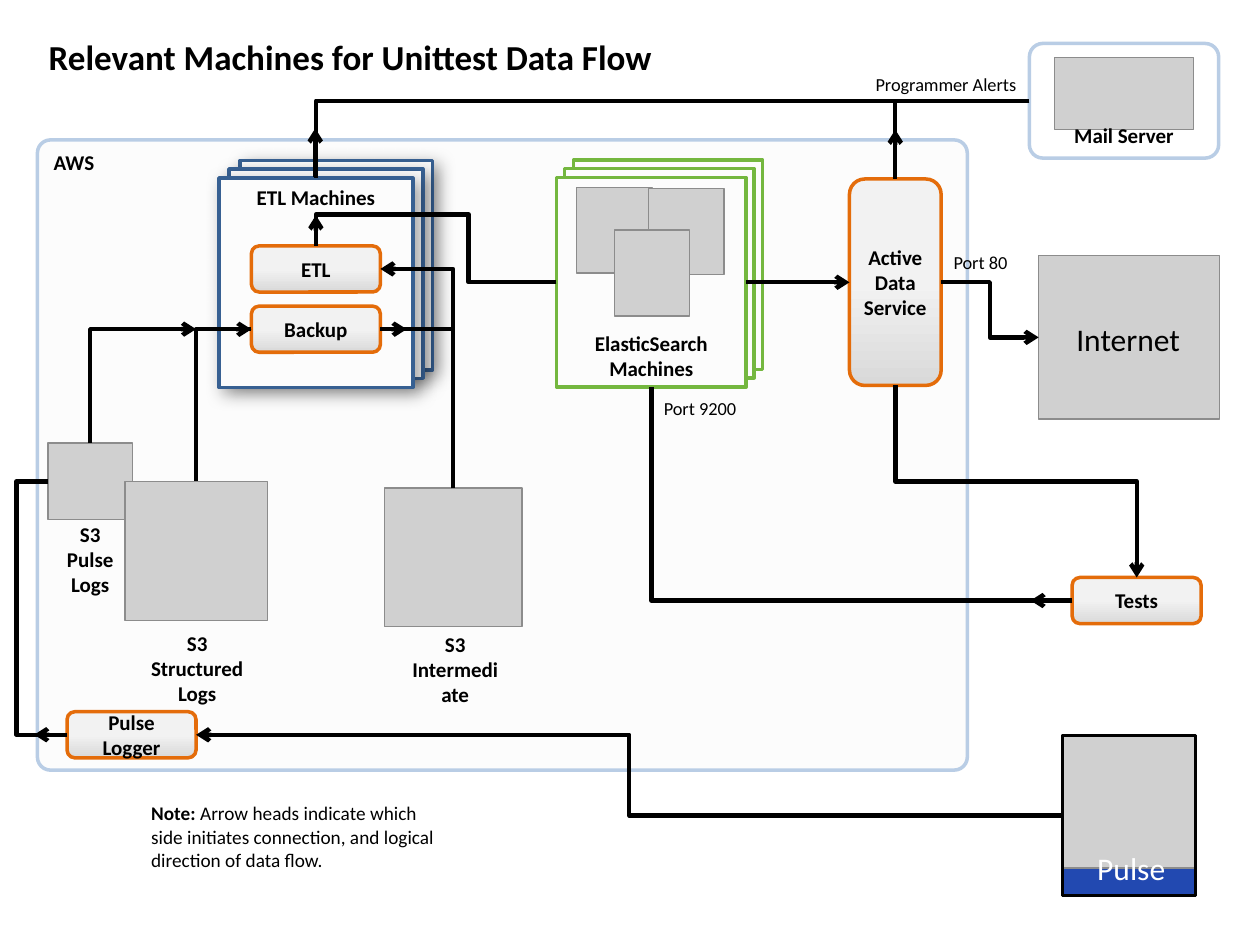
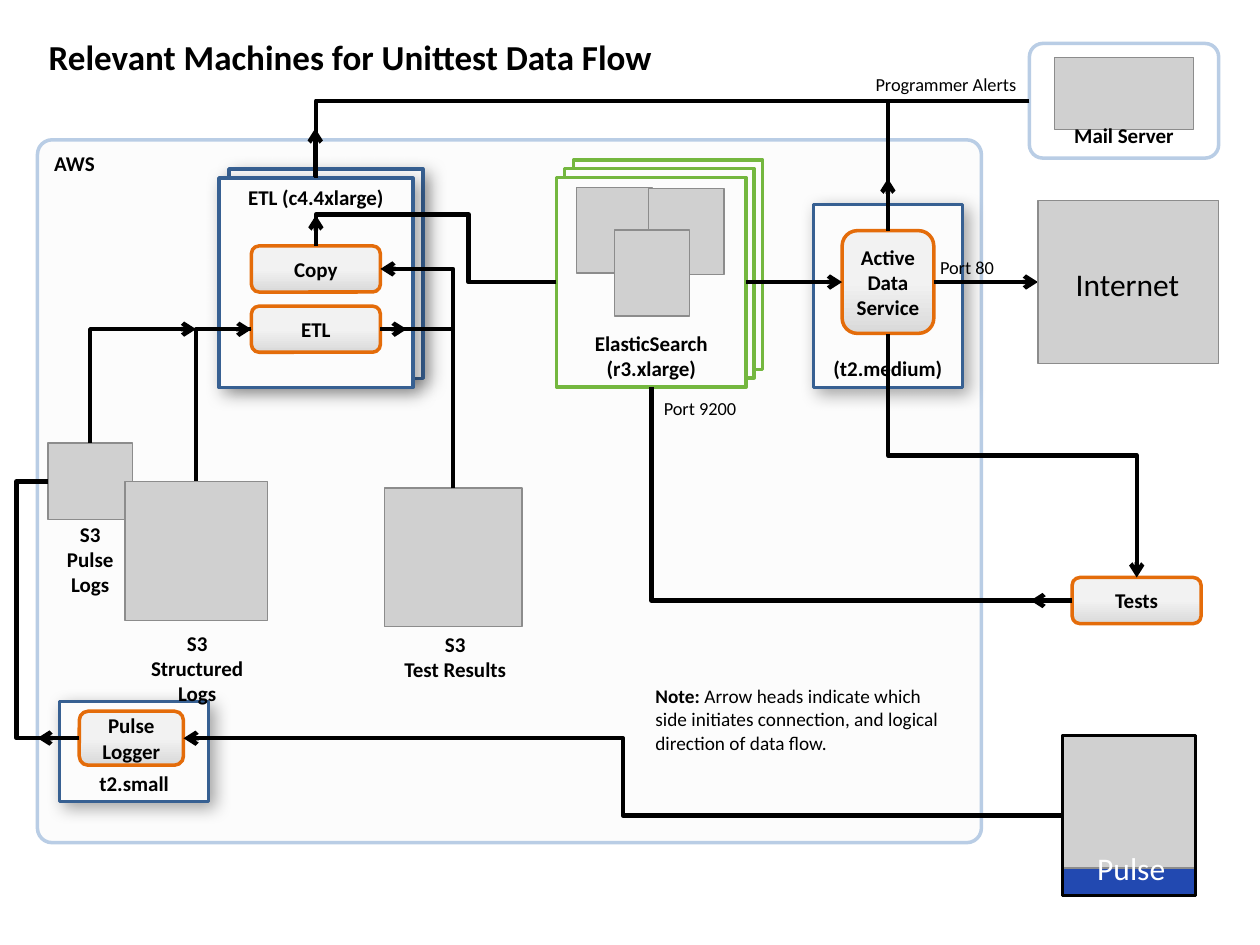
Before and after one commit to mozilla/ActiveData, a slide deck: slide 1 of docs/Architecture.pptx. Drawn at 1260x945 pixels with LibreOffice and Linux fonts; fonts in the diff are those of the drawing; grey boxes stand for pictures. Boxes give left, top, right and bottom in pixels: in the first picture for what was removed or moved away, otherwise in the second. Text is boxed around its words. In the diff, an @@ line names an element or a change of style, - is before the commit and + after.

```diff
--- a/docs/Architecture.pptx
+++ b/docs/Architecture.pptx
@@ elbow line moved from (1029, 101) - (896, 179) to (1029, 101) - (888, 231) @@
@@ rounded rectangle "AWS" resized from (x1=38, y1=140, x2=968, y2=770) to (x1=38, y1=140, x2=982, y2=843) @@
@@ rounded rectangle removed at (x1=241, y1=160, x2=433, y2=369) @@
@@ elbow arrow moved from (896, 178) - (896, 130) to (888, 227) - (888, 179) @@
@@ text in rounded rectangle at (x1=248, y1=189, x2=383, y2=209): text changed @@
-ETL Machines
+ETL (c4.4xlarge)
@@ rounded rectangle added at (x1=814, y1=204, x2=963, y2=387), fill #FCFCFC, outline #376092 2 pt, 12 pt, text #000000, bold @@
+(t2.medium)
@@ picture moved from (x1=1038, y1=256, x2=1218, y2=420) to (x1=1038, y1=200, x2=1218, y2=364) @@
@@ rounded rectangle "Active" resized from (x1=849, y1=179, x2=941, y2=386) to (x1=842, y1=231, x2=934, y2=334) @@
@@ rounded rectangle added at (x1=252, y1=246, x2=381, y2=292), fill gradient #F2F2F2 to #D9D9D9, outline #E46C0A 2 pt, 12 pt, text #000000, bold @@
+Copy
@@ text "Port 80" moved from (x1=954, y1=254, x2=1008, y2=274) to (x1=940, y1=259, x2=994, y2=279) @@
@@ text "Internet" moved from (x1=1076, y1=330, x2=1180, y2=351) to (x1=1076, y1=275, x2=1180, y2=297) @@
@@ elbow arrow moved from (746, 282) - (849, 282) to (746, 282) - (842, 282) @@
@@ elbow arrow moved from (941, 282) - (1038, 338) to (934, 282) - (1038, 282) @@
@@ rounded rectangle "ETL" moved from (x1=252, y1=246, x2=381, y2=292) to (x1=252, y1=306, x2=381, y2=353) @@
@@ rounded rectangle removed at (x1=252, y1=306, x2=381, y2=353) @@
-Backup
@@ text in rounded rectangle at (x1=595, y1=336, x2=708, y2=380): text changed @@
-ElasticSearch Machines
+ElasticSearch (r3.xlarge)
@@ elbow arrow moved from (896, 386) - (1137, 577) to (888, 334) - (1137, 577) @@
@@ elbow line moved from (48, 481) - (67, 735) to (48, 481) - (79, 738) @@
@@ text "S3" moved from (x1=445, y1=638, x2=466, y2=652) to (x1=404, y1=638, x2=506, y2=677) @@
@@ text at (x1=404, y1=662, x2=506, y2=677): text changed @@
-Intermediate
+Test Results
@@ text "Note: Arrow heads indicate which ..." moved from (x1=151, y1=806, x2=434, y2=867) to (x1=655, y1=689, x2=938, y2=750) @@
@@ rounded rectangle added at (x1=59, y1=702, x2=208, y2=801), fill #FCFCFC, outline #376092 2 pt, 12 pt, text #000000, bold @@
+t2.small
@@ rounded rectangle "Pulse Logger" resized from (x1=67, y1=712, x2=195, y2=759) to (x1=79, y1=711, x2=184, y2=765) @@
@@ elbow arrow moved from (67, 735) - (34, 735) to (79, 738) - (38, 738) @@
@@ elbow arrow moved from (1062, 815) - (197, 735) to (1062, 815) - (184, 738) @@
```
Also in this commit, not shown: 13 other files.
